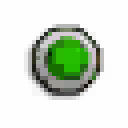
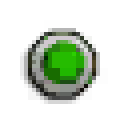
Two versions of the same layered image (128x128). Layer-by-layer changes:
renamed "Layer 1" to "Layer 2", painted on it over left=20, top=24, right=104, bottom=104
